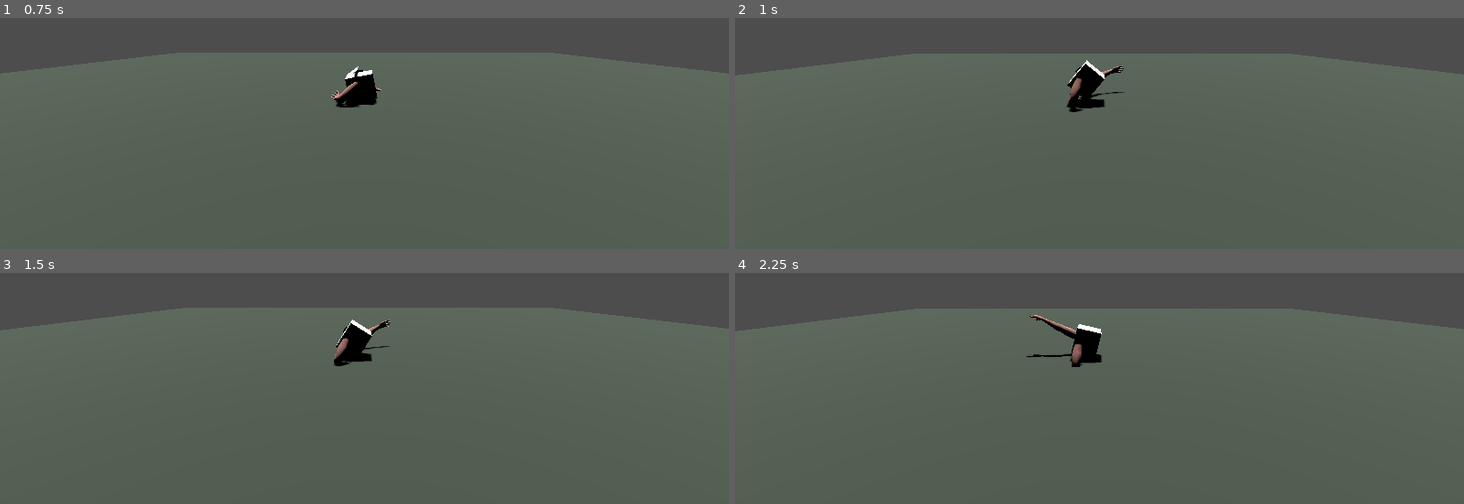
Above: before the commit, frames 1-4 (two rows, left to right).
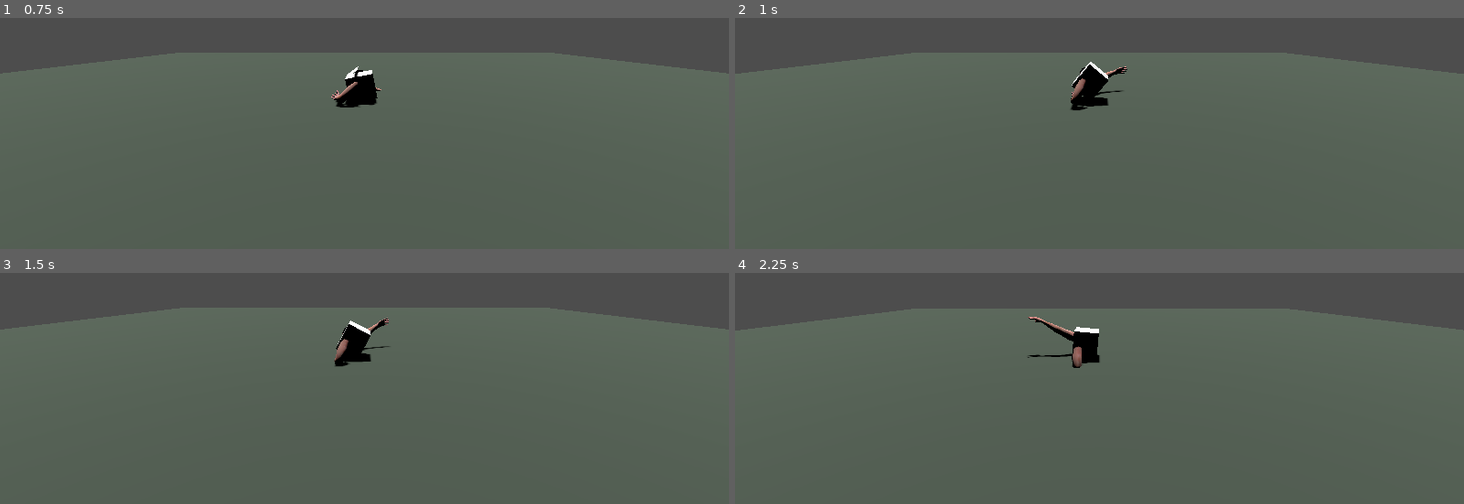
Above: after the commit, the same moments.

Repository: AnuragVinodh/arm-guy-game
Game: Godot game, scene res://scenes/main.tscn
The game is run twice, just before and just after one commit, with the same random seed, the same clock (stepped at 60 frames per second) and the same inputs. This scene is started directly instead of the project's main scene.
Inputs (mouse positions are in pixels of both pictures, inside the frame that each line leads up to):
- Up to frame 1 (0.75 s): move the mouse to (328, 126) at 0.52 s; hold D from 0.53 s (still down); click (328, 126) at 0.67 s
- Up to frame 2 (1 s): keep holding D
- Up to frame 3 (1.5 s): release D at 1.25 s; drag from (583, 360) to (328, 381) at 1.27 s
- Up to frame 4 (2.25 s): move the mouse to (outside the picture) at 2.02 s; hold A from 2.03 s (still down)

Frame 1 is identical in both runs. In frame 2, 0.9% of the frame differs, in the area x 0-100%, y 15-41%; in frame 3, 0.3%; in frame 4, 0.5%.

Commit message:
transfer angular velocity on grab release

Diff:
--- a/scenes/player/arms.gd
+++ b/scenes/player/arms.gd
@@ -59,6 +59,16 @@
 @export_range(1.0, 40.0, 0.5) var swing_strength: float = 8.0
 @export var max_swing_speed: float = 16.0
 
+## RELEASE FLING. Let go mid-swing and the body launches tangentially at the speed
+## it was orbiting (v = ω·r), in the direction it was rotating — wind up a swing,
+## release, and you fly off the arc. `fling_gain` scales it (1.0 = true orbital
+## speed), `max_fling_speed` caps the launch, and `spin_smooth` smooths the measured
+## spin so one jittery frame can't spike it. Let go while holding still → no spin →
+## you just drop.
+@export var fling_gain: float = 1.0
+@export var max_fling_speed: float = 20.0
+@export_range(1.0, 60.0, 1.0) var spin_smooth: float = 25.0
+
 ## ALWAYS-ON ARM PUSH. A *free* (posed, not gripping) arm whose hand is touching a
 ## surface shoves the body when you rotate the arm — pressing into the surface
 ## pushes you off along its normal, sweeping along it recoils you opposite the
@@ -134,6 +144,8 @@
 			"anchor": Vector3.ZERO, # world-space grab point while grabbed
 			"pivot_r": 0.0,         # body's orbit radius around the grab anchor
 			"prev_desired": null,   # last frame's commanded hand pos (world), for push
+			"swing_angle": 0.0,     # body's angle around the anchor (play plane), for fling
+			"swing_omega": 0.0,     # smoothed angular speed of the swing, rad/s
 		})
 
 	# Start the target somewhere sensible so the first frame doesn't lurch.
@@ -185,7 +197,7 @@
 	#    radius; the cursor sets the angle while that arm's pose key is held. We
 	#    drive the torso toward the average of those orbit points. This is the
 	#    climb/swing.
-	_pivot_body()
+	_pivot_body(delta)
 
 
 ## Try to grab whatever the palm is touching. Overlap-tests a small sphere
@@ -234,19 +246,35 @@
 	chain["anchor"] = anchor_world
 	chain["pivot_r"] = maxf(0.05, _torso.global_position.distance_to(anchor_world))
 	chain["grabbed"] = true
-
-
-## Let go. The torso keeps whatever velocity the pull gave it, so a well-timed
-## release flings you.
+	# Seed swing tracking from the current angle so the first frame reads ~0 spin
+	# (not a spike) — the fling builds up only as you actually start swinging.
+	var rel := _torso.global_position - anchor_world
+	chain["swing_angle"] = atan2(rel.y, rel.x)
+	chain["swing_omega"] = 0.0
+
+
+## Let go. The torso is launched tangentially at the swing's orbital speed
+## (v = ω·r), in the direction it was rotating, so a well-timed release flings you
+## along the arc. Holding still at release (no spin) just drops you.
 func _release(chain: Dictionary) -> void:
 	chain["grabbed"] = false
+	if _torso == null:
+		return
+	var rel: Vector3 = _torso.global_position - chain["anchor"]
+	rel.z = 0.0
+	# Rotating rel by 90° gives the tangent direction; scaling by the signed angular
+	# speed turns the spin into the matching orbital velocity (magnitude |ω|·r).
+	var fling: Vector3 = Vector3(-rel.y, rel.x, 0.0) * (chain["swing_omega"] * fling_gain)
+	if fling.length() > max_fling_speed:
+		fling = fling.normalized() * max_fling_speed
+	_torso.linear_velocity = fling
 
 
 ## Swing the torso around each gripping hand. The hand is a fixed pivot; the body
 ## orbits it at the radius captured on grab, and the cursor's direction from the
 ## anchor sets where on that circle the body wants to be. Sweep the cursor around
 ## the anchor and the body rotates around it. With nothing gripping, gravity rules.
-func _pivot_body() -> void:
+func _pivot_body(delta: float) -> void:
 	if _torso == null:
 		return
 
@@ -259,6 +287,15 @@
 		# the swing while this arm's pose key is held; with the key up the body
 		# holds its CURRENT angle, so a grip doesn't chase the mouse on its own.
 		var to_body: Vector3 = _torso.global_position - chain["anchor"]
+
+		# Track how fast the body is sweeping around the anchor (in the play plane),
+		# EMA-smoothed, so _release can fling it off tangentially at that speed.
+		var ang := atan2(to_body.y, to_body.x)
+		var d_ang := wrapf(ang - chain["swing_angle"], -PI, PI)
+		chain["swing_angle"] = ang
+		var inst_omega := d_ang / maxf(delta, 1e-5)
+		chain["swing_omega"] = lerpf(chain["swing_omega"], inst_omega, clampf(spin_smooth * delta, 0.0, 1.0))
+
 		var dir: Vector3 = to_body
 		if Input.is_key_pressed(chain["key"]):
 			var rel: Vector3 = _target_world - chain["anchor"]
@@ -273,8 +310,8 @@
 		return # free fall / swing — leave the body to gravity.
 	target /= grips
 
-	# Velocity-drive toward the orbit spot: snappy and stable, and the body keeps
-	# this velocity on release for the fling.
+	# Velocity-drive toward the orbit spot: snappy and stable. (The release fling is
+	# computed separately in _release from the tracked angular speed, not this vel.)
 	var to_target := target - _torso.global_position
 	var vel := to_target * swing_strength
 	if vel.length() > max_swing_speed:
Not shown, changed: CLAUDE.md
